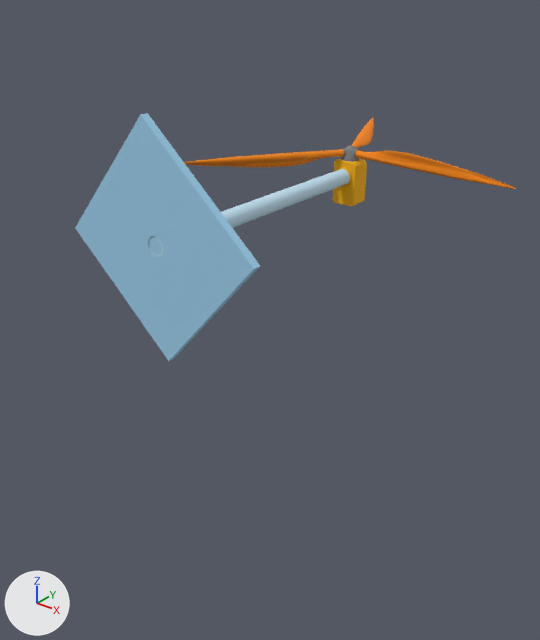
The COLLADA model Tools/simulation/gz/worlds/wind_turbine.dae, before and after one commit.
Rendered twice from a 50 mm camera at (116.9, -105.7, 57.2) aimed at (3.2, 36.5, -31.0). The lights are fixed; the arrows at lower left show +X, +Y and +Z.

In view in the first picture: 'Blade', 'Blade_2', 'Blade_3', 'Hub', 'Nacelle', 'Part 7', 'tower'.
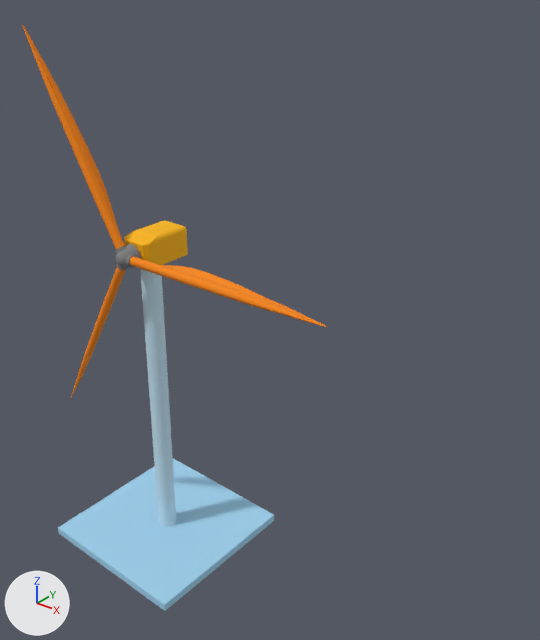
The change in detail:
Object 'tower' (ob_tower) moves from (0.0548, 0.049, -0.172) to (-0.865, -1.75, -78.66).
Object 'tower' (ob_tower) turns from (0, 131, 0) to (90, -0.4, 131) degrees about x, y and z.
Object 'Hub' (ob_hub) moves from (0.128, 77.55, 6.328) to (0.0507, -8.75, -0.351).
Object 'Hub' (ob_hub) turns from (90, -0.6, 175) to (0, -0.3, -180) degrees about x, y and z.
Object 'Blade' (ob_blade) moves from (-1.371, 75.43, 6.345) to (-1.262, -8.756, -2.595).
Object 'Blade' (ob_blade) turns from (-89, 129, -35) to (24, -19, 125) degrees about x, y and z.
Object 'Blade_3' (ob_blade_3) moves from (2.717, 77.31, 6.299) to (2.651, -8.738, -0.366).
Object 'Blade_3' (ob_blade_3) turns from (-5.2, -89, 0) to (-90, 0, 90) degrees about x, y and z.
Object 'Blade_2' (ob_blade_2) moves from (-0.961, 79.91, 6.34) to (-1.236, -8.756, 1.909).
Object 'Blade_2' (ob_blade_2) turns from (90, 0.6, 25) to (150, 0, 90) degrees about x, y and z.
Object 'Nacelle' (ob_nacelle) moves from (-3.644, 75.05, 4.37) to (-3.739, -6.267, -2.808).
Object 'Nacelle' (ob_nacelle) turns from (0, 91, 0) to (91, 0, 90) degrees about x, y and z.
Object 'Part 7' (ob_part_7) moves from (0.0548, 2.039, -0.172) to (-0.843, -1.75, -76.66).
Object 'Part 7' (ob_part_7) turns from (90, -49, 0) to (-179, 0, 89) degrees about x, y and z.

Where the change shows, as pixel boxes [x1, y1, x2, y2] in the pictures (540 x 640 px):
'Part 7', moved, turned: before [75, 113, 260, 361]; after [58, 458, 274, 611]
'tower', moved, turned: before [148, 169, 350, 256]; after [140, 269, 176, 527]
'Blade_3', moved, turned: before [355, 150, 516, 189]; after [129, 256, 327, 327]
'Nacelle', moved, turned: before [332, 158, 367, 207]; after [124, 220, 188, 265]
'Blade_2', moved, turned: before [352, 118, 374, 149]; after [22, 25, 125, 249]
'Blade', moved, turned: before [184, 149, 344, 167]; after [71, 267, 126, 398]
'Hub', moved, turned: before [341, 145, 359, 162]; after [116, 244, 141, 270]
